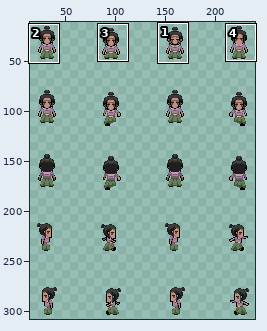
A sprite sheet gets an edit: assets/entities/characters/npc/tikyo_tiktilaok.png. Above: a wide view before the commit, with the close-up outlined.
Close-up. Old version:
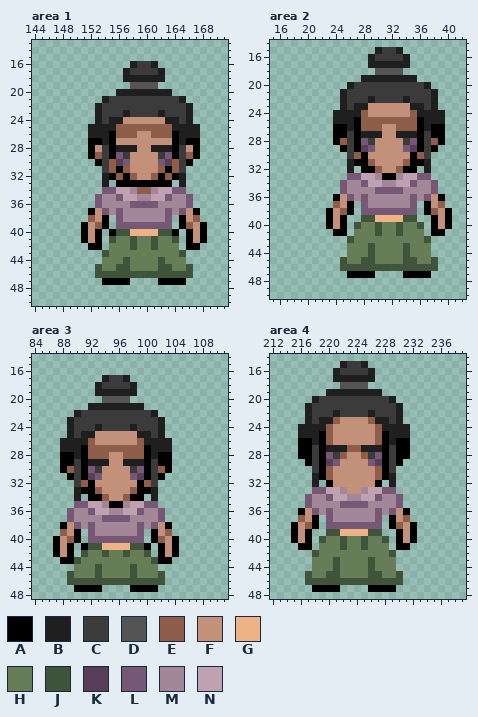
The file is 256x320 pixels. Shown: area 1: x 144..171, y 13..50; area 2: x 15..42, y 14..50; area 3: x 84..111, y 14..48; area 4: x 212..239, y 14..48. The wide view leaves out empty margins. The commit also changed other parts of the picture, which this record leaves out.
Palette (. is transparent): A #000000  B #1f1f1f  C #3b3b3b  D #545454  E #8e5e4b  F #c3907a  G #eeb385  H #667d57  J #40543b  K #573f59  L #765776  M #a38799  N #bfa1b2
Pixels before, area 1, first column x 151:
16 .......BCCB.......
17 ......BCCCCB......
18 ......BBBBBB......
19 .......DDDD.......
20 .....BBBBBBBB.....
21 ...BCCCCCCCCCCB...
22 ..BCCCCCCCCCCCCB..
23 ..BCCCBCCCCBCCCB..
24 ..BCBBFFFFFFBBCB..
25 .BBBBEEEEEEEEBBBB.
26 .BBBAEEEFFEEEABBB.
27 .AABAFFFFFFFFABAA.
28 .AFCABBBFFBBBACFA.
29 .AECALCFFFFCLACEA.
30 ..ACEKLFFFFLKECA..
31 ...CEAEFFFFEAEC...
32 ...BAEAEFFEAEAB...
33 ...B.AAAAAAAA.B...
34 ...LLNNMEEMNNLL...
35 ..LMMLNNMMNNLMML..
36 ..LMMMMLLLLMMMML..
37 .AFLMLMMMMMMLMLFA.
38 .EFA.LMMMMMML.AFE.
39 AFEA.LLLLLLLL.AEFA
40 AFA.AJJGGGGJJA.AFA
41 AFA.JHHJHHJHHJ.AFA
42 .AA.HHHJHHJHHH.AA.
43 ...JHHHHHHHHHHJ...
44 ...HHHJHHHHJHHH...
45 ..JHHJJHHHHJJHHJ..
46 ..JJJJJJJJJJJJJJ..
47 ...AAAA....AAAA...
Pixels before, area 2, first column x 23:
15 .......BCCB.......
16 ......BCCCCB......
17 ......BBBBBB......
18 .......DDDD.......
19 .....BBBBBBBB.....
20 ...BCCCCCCCCCCB...
21 ..BCCCCCCCCCCCCB..
22 ..BCCCBCCCCBCCCB..
23 ..BCBBFFFFFFBBCB..
24 .BBBBEFFFFFFEBBBB.
25 .BBBAEEEEEEEEABBB.
26 .AABAEEEFFEEEABAA.
27 .AACABBBFFBBBACAA.
28 .AECALCFFFFCLACEA.
29 ..ACAKLFFFFLKACA..
30 ...CEAFFFFFFAEC...
31 ...BAAEFFFFEAAB...
32 ...B.AAEFFEAA.B...
33 ...LLNNMAAMNNLL...
34 ..LMMLNNMMNNLMML..
35 ..LMMMMLLLLMMMML..
36 .AFLMLMMMMMMLMLFA.
37 .EFA.LMMMMMML.AFE.
38 AFEA.LLLLLLLL.AEFA
39 AFA..JJGGGGJJ..AFA
40 AFA.JHHJHHJHHJ.AFA
41 .AA.HHHJHHJHHH.AA.
42 ...JHHHHHHHHHHJ...
43 ...HHHJHHHHJHHH...
44 ...HHHJHHHHJHHH...
45 ..JHHJJHHHHJJHHJ..
46 ..JJJJJJJJJJJJJJ..
47 ...AAAA....AAAA...
Pixels before, area 3, first column x 87:
17 .......BCCB.......
18 ......BCCCCB......
19 ......BBBBBB......
20 .......DDDD.......
21 .....BBBBBBBB.....
22 ...BCCCCCCCCCCB...
23 ..BCCCCCCCCCCCCB..
24 ..BCCCBCCCCBCCCB..
25 ..BCBBFFFFFFBBCB..
26 .BBBBEFFFFFFEBBBB.
27 .BBBAEEEEEEEEABBB.
28 .AABAEEEFFEEEABAA.
29 .AACABBBFFBBBACAA.
30 .AECALCFFFFCLACEA.
31 ..ACAKLFFFFLKACA..
32 ...CEAFFFFFFAEC...
33 ...BAAEFFFFEAAB...
34 ...B.AAEFFEAA.B...
35 ...LLNNMAAMNNLL...
36 ..LMMLNNMMNNLMML..
37 ..LMMMMLLLLMMMML..
38 .AFLMLMMMMMMLMLFA.
39 .EFA.LMMMMMML.AFE.
40 AFEA.LLLLLLLL.AEFA
41 AFA.AJJGGGGJJA.AFA
42 AFA.JHHJHHJHHJ.AFA
43 .AAJHHHHHHHHHHJAA.
44 ...HHHJHHHHJHHH...
45 ..JHHHJHHHHJHHHJ..
46 ..JJJJJJJJJJJJJJ..
47 ...AAAA....AAAA...
Pixels before, area 4, first column x 215:
15 .......BCCB.......
16 ......BCCCCB......
17 ......BBBBBB......
18 .......DDDD.......
19 .....BBBBBBBB.....
20 ...BCCCCCCCCCCB...
21 ..BCCCCCCCCCCCCB..
22 ..BCCCBCCCCBCCCB..
23 ..BCBBEFFFFEBBCB..
24 .BBBBEFFFFFFEBBBB.
25 .BBBAEFFFFFFEABBB.
26 .AABAEFFFFFFEABAA.
27 .AACABBBEEBBBACAA.
28 .AACALCEFFECLACAA.
29 ..ACAKLFFFFLKACA..
30 ...CAEFFFFFFEAC...
31 ...BAEFFFFFFEAB...
32 ...B.AFFFFFFA.B...
33 ...LLNNMFFMNNLL...
34 ..LMMLNNMMNNLMML..
35 ..LMMMMLLLLMMMML..
36 .AFLMLMMMMMMLMLFA.
37 .EFA.LMMMMMML.AFE.
38 AFEA.LLLLLLLL.AEFA
39 AFA..JJGGGGJJ..AFA
40 AFA.JHHJHHJHHJ.AFA
41 .AA.HHHJHHJHHH.AA.
42 ...JHHHHHHHHHHJ...
43 ...HHHJHHHHJHHH...
44 ...HHHJHHHHJHHH...
45 ..JHHJJHHHHJJHHJ..
46 ..JJJJJJJJJJJJJJ..
47 ...AAAA....AAAA...
The result:
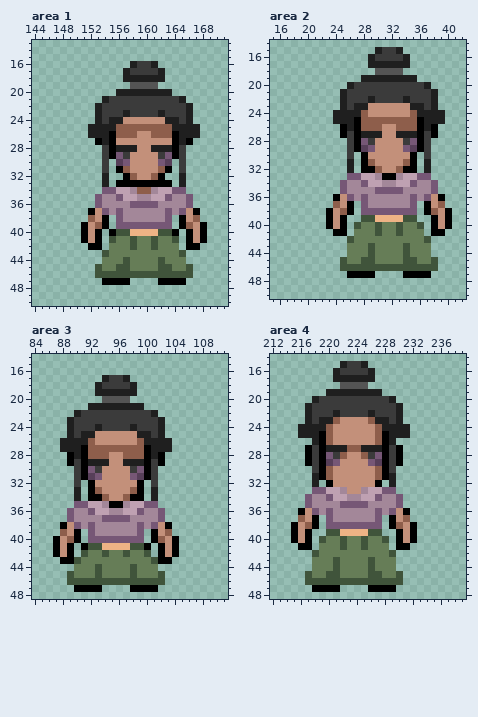
What changed:
{"where": "area 1"}
{"y":27,"x":152,"old":"A","new":"."}
{"y":27,"x":167,"old":"A","new":"."}
{"y":28,"x":152,"old":"AF","new":".."}
{"y":28,"x":166,"old":"FA","new":".."}
{"y":29,"x":152,"old":"AE","new":".."}
{"y":29,"x":166,"old":"EA","new":".."}
{"y":30,"x":153,"old":"A","new":"."}
{"y":30,"x":155,"old":"E","new":"."}
{"y":30,"x":164,"old":"E","new":"."}
{"y":30,"x":166,"old":"A","new":"."}
{"y":31,"x":155,"old":"E","new":"."}
{"y":31,"x":164,"old":"E","new":"."}
{"y":32,"x":155,"old":"AE","new":".."}
{"y":32,"x":163,"old":"EA","new":".."}
{"where": "area 2"}
{"y":26,"x":24,"old":"A","new":"."}
{"y":26,"x":39,"old":"A","new":"."}
{"y":27,"x":24,"old":"A","new":"."}
{"y":27,"x":39,"old":"A","new":"."}
{"y":28,"x":24,"old":"AE","new":".."}
{"y":28,"x":38,"old":"EA","new":".."}
{"y":29,"x":25,"old":"A","new":"."}
{"y":29,"x":38,"old":"A","new":"."}
{"y":30,"x":27,"old":"E","new":"."}
{"y":30,"x":36,"old":"E","new":"."}
{"y":31,"x":27,"old":"A","new":"."}
{"y":31,"x":36,"old":"A","new":"."}
{"where": "area 3"}
{"y":28,"x":88,"old":"A","new":"."}
{"y":28,"x":103,"old":"A","new":"."}
{"y":29,"x":88,"old":"A","new":"."}
{"y":29,"x":103,"old":"A","new":"."}
{"y":30,"x":88,"old":"AE","new":".."}
{"y":30,"x":102,"old":"EA","new":".."}
{"y":31,"x":89,"old":"A","new":"."}
{"y":31,"x":102,"old":"A","new":"."}
{"y":32,"x":91,"old":"E","new":"."}
{"y":32,"x":100,"old":"E","new":"."}
{"y":33,"x":91,"old":"A","new":"."}
{"y":33,"x":100,"old":"A","new":"."}
{"where": "area 4"}
{"y":26,"x":216,"old":"AA","new":".."}
{"y":26,"x":230,"old":"AA","new":".."}
{"y":27,"x":216,"old":"A","new":"."}
{"y":27,"x":231,"old":"A","new":"."}
{"y":28,"x":216,"old":"A","new":"."}
{"y":28,"x":231,"old":"A","new":"."}
{"label":"erased","picture_box":[88,138,123,180]}
{"label":"erased","picture_box":[165,138,200,180]}
{"label":"erased","picture_box":[333,124,361,166]}
{"label":"erased","picture_box":[417,124,445,166]}
{"label":"erased","picture_box":[60,452,88,494]}
{"label":"erased","picture_box":[144,452,172,494]}
{"label":"erased","picture_box":[298,438,312,459]}
{"label":"erased","picture_box":[396,438,410,459]}
